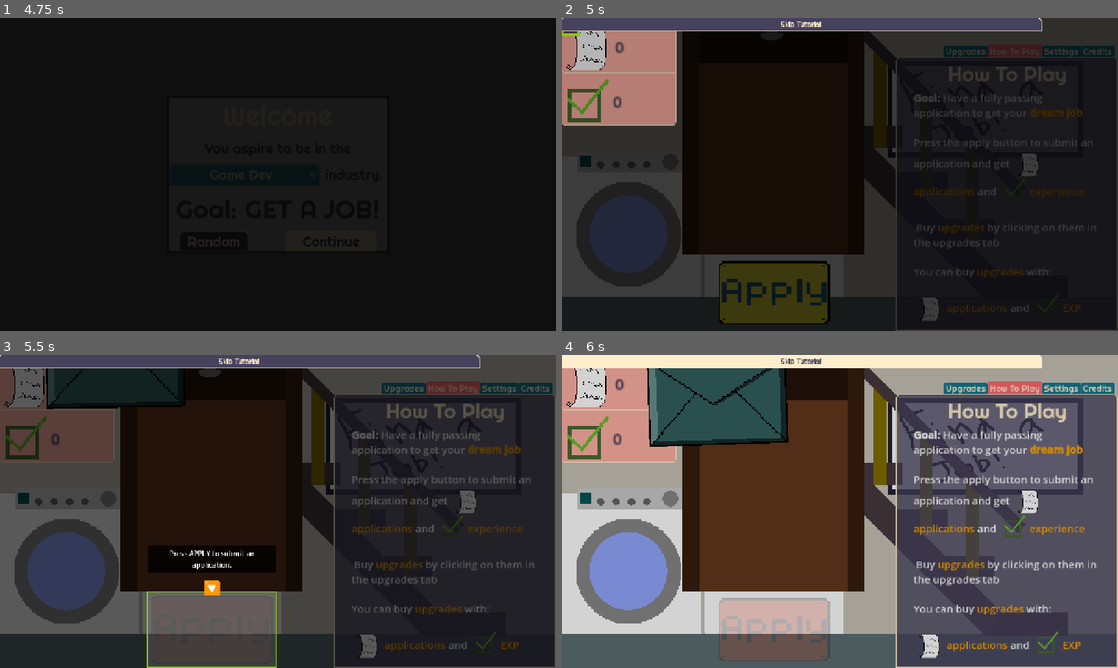
Above: before the commit, frames 1-4 (two rows, left to right).
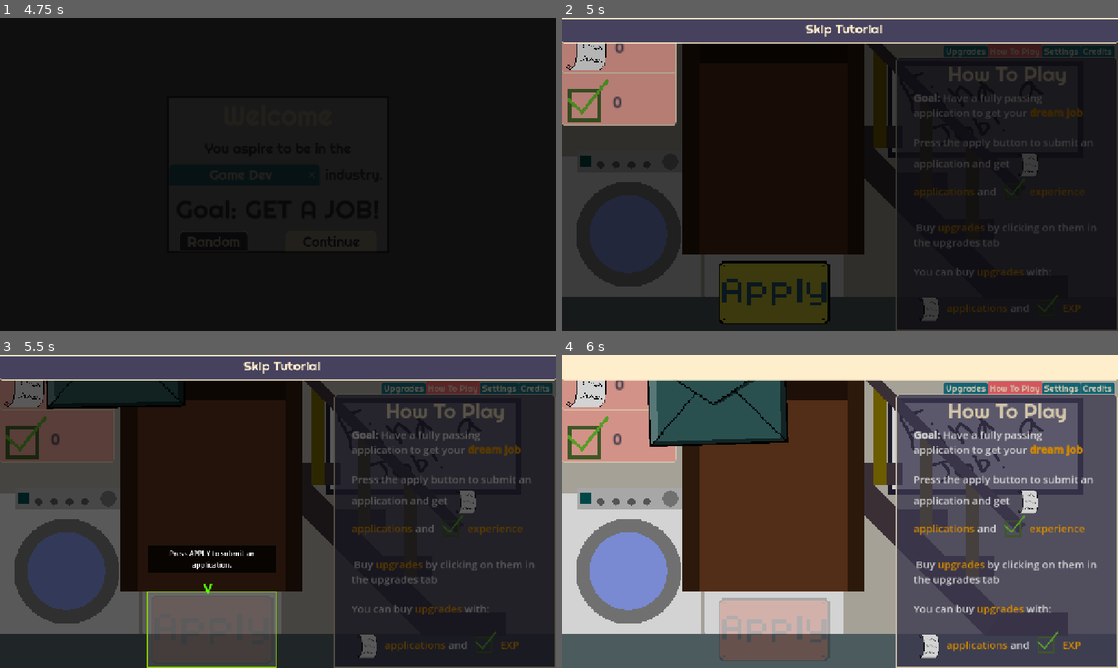
Above: after the commit, the same moments.

Repository: OrangePainting/in-this-economy
Game: Godot game, scene res://Scenes/main_menu.tscn
The game is run twice, just before and just after one commit, with the same random seed, the same clock (stepped at 60 frames per second) and the same inputs. Sound files missing from this copy of the repository are replaced by a short silence.
Inputs (mouse positions are in pixels of both pictures, inside the frame that each line leads up to; where the layout moved, square brackets give the same spot in the first picture):
- Up to frame 1 (4.75 s): tap Enter at 0.5 s; move the mouse to (400, 158) at 0.52 s; click (400, 158) at 0.67 s; click "Skip" at 1.25 s; click "Start Game" at 2 s; click (244, 174) at 2.77 s; type "12" at 2.85 s; click "Random" at 3.5 s; click "Continue" at 4.25 s
- Up to frame 2 (5 s): no input
- Up to frame 3 (5.5 s): click (211, 630) at 5 s
- Up to frame 4 (6 s): click (840, 367) [801, 361] at 5.75 s

Frame 1 is identical in both runs. In frame 2, 5.4% of the frame differs, in the area x 0-100%, y 0-9%; in frame 3, 5.3%; in frame 4, 4.7%.

Commit message:
Added achievement system
Krish Konda
19:50 06/26/26

Diff:
--- a/Scenes/acheivement_background.tscn
+++ b/Scenes/acheivement_background.tscn
@@ -11,6 +11,7 @@
 custom_minimum_size = Vector2(100, 50)
 offset_right = 248.0
 offset_bottom = 120.0
+scale = Vector2(0.7, 0.7)
 theme = ExtResource("1_2abxb")
 disabled = true
 texture_normal = ExtResource("2_rj5n4")
--- a/Scenes/audio_controller.tscn
+++ b/Scenes/audio_controller.tscn
@@ -24,6 +24,9 @@
 [ext_resource type="AudioStream" uid="uid://dankwpx3didfs" path="res://Assets/SFX/paper sounds/book_flip.8.wav" id="12_cbcmf"]
 [ext_resource type="AudioStream" uid="uid://oysvw83v1w0s" path="res://Assets/SFX/paper sounds/book_flip.9.wav" id="13_3cpba"]
 [ext_resource type="AudioStream" uid="uid://bnjinovv78m3o" path="res://Assets/SFX/paper sounds/book_flip.10.wav" id="14_rr58k"]
+[ext_resource type="AudioStream" uid="uid://bptpei0ltck57" path="res://Assets/SFX/drumroll_sfx_suspense.mp3" id="25_vsytd"]
+[ext_resource type="AudioStream" uid="uid://yubeen18unu5" path="res://Assets/SFX/drumroll_sfx_finish.mp3" id="26_itbot"]
+[ext_resource type="AudioStream" uid="uid://c3dsp8haksn6c" path="res://Assets/SFX/freesound_community-aww-cute-reaction-6208.mp3" id="27_up6cg"]
 
 [node name="AudioController" type="Node2D" unique_id=59631517]
 script = ExtResource("1_7md5g")
@@ -75,3 +78,15 @@
 stream = ExtResource("9_7md5g")
 volume_db = 7.5
 bus = &"Application SFX"
+
+[node name="DrumRoll" type="AudioStreamPlayer2D" parent="." unique_id=818251025]
+stream = ExtResource("25_vsytd")
+volume_db = 5.0
+
+[node name="DrumFinishSuccess" type="AudioStreamPlayer2D" parent="." unique_id=181506457]
+stream = ExtResource("26_itbot")
+volume_db = 5.0
+
+[node name="DrumFinishFail" type="AudioStreamPlayer2D" parent="." unique_id=1871148373]
+stream = ExtResource("27_up6cg")
+volume_db = 5.0
--- a/Scenes/main.tscn
+++ b/Scenes/main.tscn
@@ -7,6 +7,7 @@
 [ext_resource type="Texture2D" uid="uid://cothqtn6jyqy1" path="res://Assets/Buttons/SpinButton.png" id="5_6bp64"]
 [ext_resource type="PackedScene" uid="uid://c2s7p5lohd4r8" path="res://Scenes/auto_apply_manager.tscn" id="5_kry3j"]
 [ext_resource type="PackedScene" uid="uid://ci05h01cykha8" path="res://Scenes/win_screen.tscn" id="8_344ge"]
+[ext_resource type="PackedScene" uid="uid://bvui706xvo065" path="res://Scenes/achievement_manager.tscn" id="8_ynf5e"]
 
 [node name="Main" type="Node2D" unique_id=1217511701 groups=["Results"]]
 script = ExtResource("1_jjgbg")
@@ -59,6 +60,8 @@
 offset_bottom = -20.0
 main = NodePath("../../..")
 
+[node name="AchievementManager" parent="." unique_id=824158972 instance=ExtResource("8_ynf5e")]
+
 [connection signal="mouse_entered" from="SpinButton" to="." method="_on_spin_button_mouse_entered"]
 [connection signal="mouse_exited" from="SpinButton" to="." method="_on_spin_button_mouse_exited"]
 [connection signal="pressed" from="SpinButton" to="." method="_on_spin_button_pressed"]
--- a/Scenes/tutorial_manager.tscn
+++ b/Scenes/tutorial_manager.tscn
@@ -51,7 +51,20 @@
 theme_override_font_sizes/font_size = 40
 
 [node name="SkipButton" type="Button" parent="." unique_id=115136805]
-offset_right = 1100.0
-offset_bottom = 31.0
+anchors_preset = 10
+anchor_right = 1.0
+offset_bottom = 56.0
+grow_horizontal = 2
+rotation = 3.1415927
+pivot_offset_ratio = Vector2(0.5, 0.5)
 theme = ExtResource("1_a1i5m")
+theme_override_font_sizes/font_size = 30
+
+[node name="SkipLabel" type="Label" parent="." unique_id=1250544257]
+offset_left = 561.0
+offset_top = 6.0
+offset_right = 737.0
+offset_bottom = 44.0
+theme = ExtResource("1_a1i5m")
+theme_override_font_sizes/font_size = 30
 text = "Skip Tutorial"
--- a/Scripts/Autoloads/global_data.gd
+++ b/Scripts/Autoloads/global_data.gd
@@ -68,7 +68,7 @@
 # [FIXED] add success animation to project being completed
 # begin button for the games
 # still have to balance the exp part stuff
-# update tutorial to be more active
+# [FIXED] update tutorial to be more active
 # times up can sometimes show the spin game to look like you won
 # add drumroll sound effect during the timestop for when you get 8 passes and win the game
 # show which games you unlock in the projects tab
--- a/Scripts/acheivement_background.gd
+++ b/Scripts/acheivement_background.gd
@@ -5,9 +5,10 @@
 func _ready() -> void:
 	pass # Replace with function body.
 
-func set_text() -> void:
-	%NameLabel.text = "%s / %s PASSES!" % [GlobalData.current_best, GlobalData.num_results]
-	$CountLabel.text = "x%s" % GlobalData.current_best
+func set_text(pass_num: int, desc_text: String) -> void:
+	%NameLabel.text = "New Best: %s / %s!" % [pass_num, GlobalData.num_results]
+	$CountLabel.text = "x%s" % pass_num
+	%DescriptionLabel.text = desc_text
 
 # Called every frame. 'delta' is the elapsed time since the previous frame.
 func _process(delta: float) -> void:
--- a/Scripts/achievement_manager.gd
+++ b/Scripts/achievement_manager.gd
@@ -1,6 +1,17 @@
 extends Node2D
 
 const Achievement = preload("res://Scenes/acheivement_background.tscn")
+
+var achievement_text = [
+	"You're Going Places :)",
+	"Future Job Haver Over Here",
+	"Omg Just 5 More Passes!",
+	"Halfway There You Got This",
+	"Your Better Than Average Yay",
+	"C'mon Just A Little More :O",
+	"Insert Ragebait Comment Here",
+	"Peak"
+]
 
 # Called when the node enters the scene tree for the first time.
 func _ready() -> void:
@@ -8,16 +19,18 @@
 
 func on_document_opened(pass_num: int):
 	if pass_num <= GlobalData.current_best: return
+	GlobalData.current_best = pass_num
 	create_achievement(pass_num)
 
 func create_achievement(pass_num: int):
-	var a = Achievement.preload()
-	a.position = Vector2(0, 640)
+	var a = Achievement.instantiate()
+	a.position = Vector2(0, 720)
 	add_child(a)
-	create_tween().tween_property(a, "position", Vector2(0, 500), 1.5)
-	create_tween().tween_property(a, "modulate", Color(0,0,0,0), 1.5)
-	a.set_text()
-	remove_child(a)
+	var t = create_tween()
+	t.tween_property(a, "position", Vector2(0, 720 - a.size.y * a.scale.y), 2)
+	t.tween_property(a, "modulate", Color(0,0,0,0), 10)
+	t.tween_callback(a.queue_free)
+	a.set_text(pass_num, achievement_text[pass_num - 1])
 
 # Called every frame. 'delta' is the elapsed time since the previous frame.
 func _process(delta: float) -> void:
--- a/Scripts/audio_controller.gd
+++ b/Scripts/audio_controller.gd
@@ -54,6 +54,17 @@
 	$OpenLetter.stream = paper_sounds[randi_range(0, len(music_tracks) - 1)]
 	$OpenLetter.play()
 
+func play_drum_roll() -> void:
+	$DrumRoll.play()
+
+func finish_drum_roll_pass() -> void:
+	$DrumRoll.stop()
+	$DrumFinishSucces.play()
+
+func finish_drum_roll_fail() -> void:
+	$DrumRoll.stop()
+	$DrumFinishFail.play()
+
 # Called every frame. 'delta' is the elapsed time since the previous frame.
 func _process(delta: float) -> void:
 	pass
--- a/Scripts/spinner_document.gd
+++ b/Scripts/spinner_document.gd
@@ -46,8 +46,17 @@
 	if is_all_pass:
 		await get_tree().create_timer(spin_time * 0.10, true, false, false).timeout
 		Engine.time_scale = 0.1
+		AudioController.play_drum_roll()
 		await get_tree().create_timer(spin_time * 0.90, true, false, false).timeout
 		Engine.time_scale = 1.0
+		AudioController.finish_drum_roll_pass()
+	if results.count(true) == GlobalData.num_results - 1:
+		await get_tree().create_timer(spin_time * 0.10, true, false, false).timeout
+		Engine.time_scale = 0.1
+		AudioController.play_drum_roll()
+		await get_tree().create_timer(spin_time * 0.90, true, false, false).timeout
+		Engine.time_scale = 1.0
+		AudioController.finish_drum_roll_fail()
 	else:
 		await get_tree().create_timer(spin_time).timeout
 
--- a/Scripts/tutorial_manager.gd
+++ b/Scripts/tutorial_manager.gd
@@ -42,7 +42,7 @@
 	box.size = rect.size + Vector2.ONE * pad * 2
 	box.visible = true
 	tip.text = text
-	arrow.text = "🔽" if above else "🔼"
+	arrow.text = "v" if above else "^"
 	tip.visible = true
 	arrow.visible = true
 
Not shown, added: Assets/SFX/drumroll_sfx_finish.mp3.import
Not shown, added: Assets/SFX/drumroll_sfx_suspense.mp3.import
Not shown, added: Assets/SFX/freesound_community-aww-cute-reaction-6208.mp3.import
Not shown, added: Assets/SFX/freesound_community-drum-roll-please-6386.mp3.import
Not shown, added: Builds/Web/Day 9/index.apple-touch-icon.png.import
Not shown, added: Builds/Web/Day 9/index.icon.png.import
Not shown, added: Builds/Web/Day 9/index.png.import
Not shown, changed: export_presets.cfg
Not shown, added: Assets/SFX/drumroll_sfx_finish.mp3
Not shown, added: Assets/SFX/drumroll_sfx_suspense.mp3
Not shown, added: Assets/SFX/freesound_community-aww-cute-reaction-6208.mp3
Not shown, added: Assets/SFX/freesound_community-drum-roll-please-6386.mp3
(and 10 more such lines)
